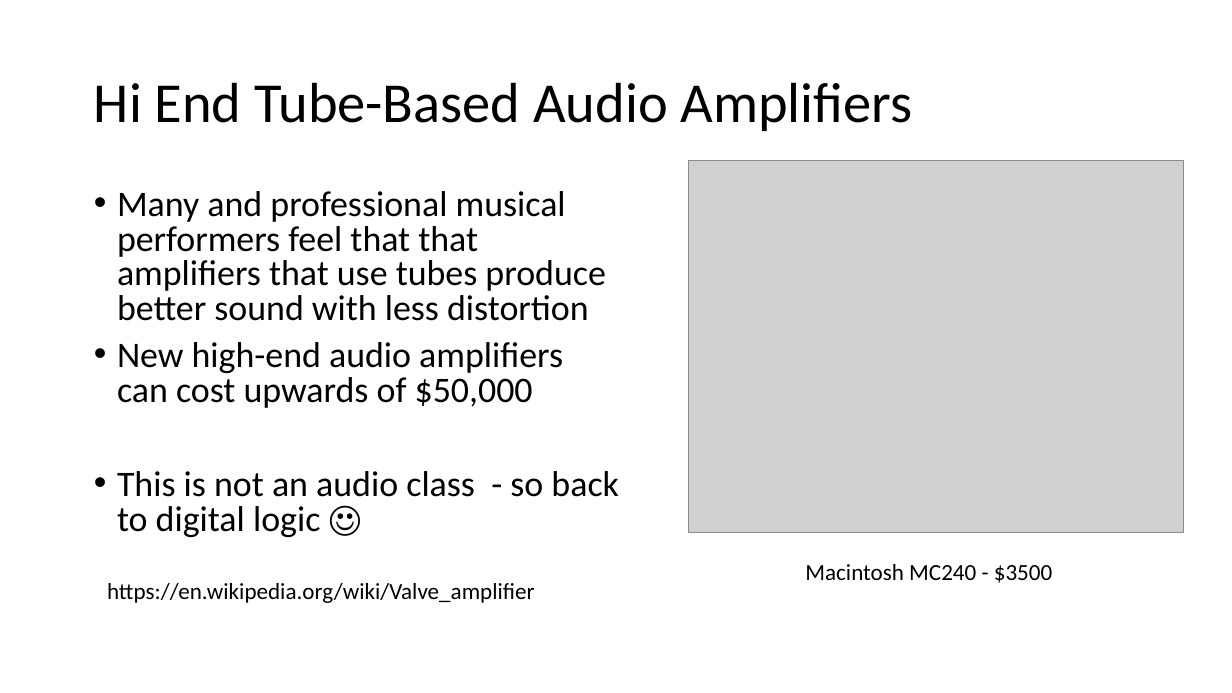
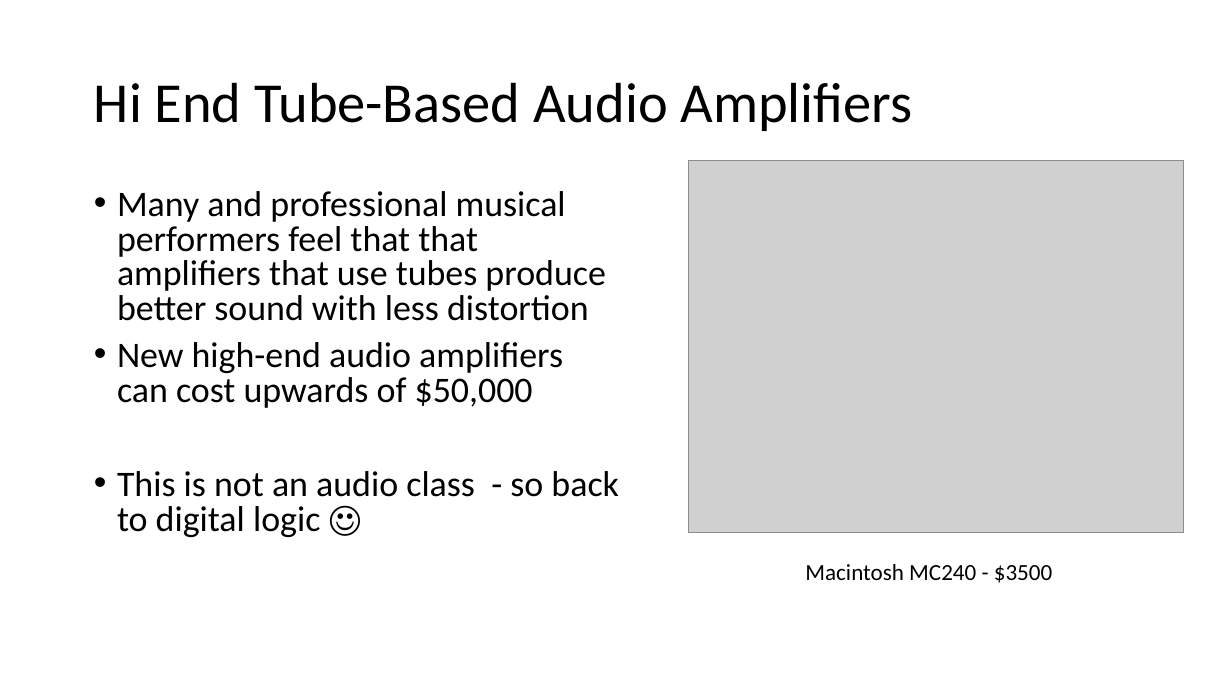
Before and after one commit to csev/ca4e, a slide deck: slide 12 of lectures/02-SolidState.pptx. Drawn at 1232x693 pixels with LibreOffice and Linux fonts; fonts in the diff are those of the drawing; grey boxes stand for pictures. Boxes give left, top, right and bottom in pixels: in the first picture for what was removed or moved away, otherwise in the second. Text is boxed around its words. In the diff, an @@ line names an element or a change of style, - is before the commit and + after.

```diff
--- a/lectures/02-SolidState.pptx
+++ b/lectures/02-SolidState.pptx
@@ text removed at bbox=[107, 583, 535, 603] @@
-https://en.wikipedia.org/wiki/Valve_amplifier
```
Also in this commit, not shown: 12 other slides changed, 1 slide removed, 2 other files.
